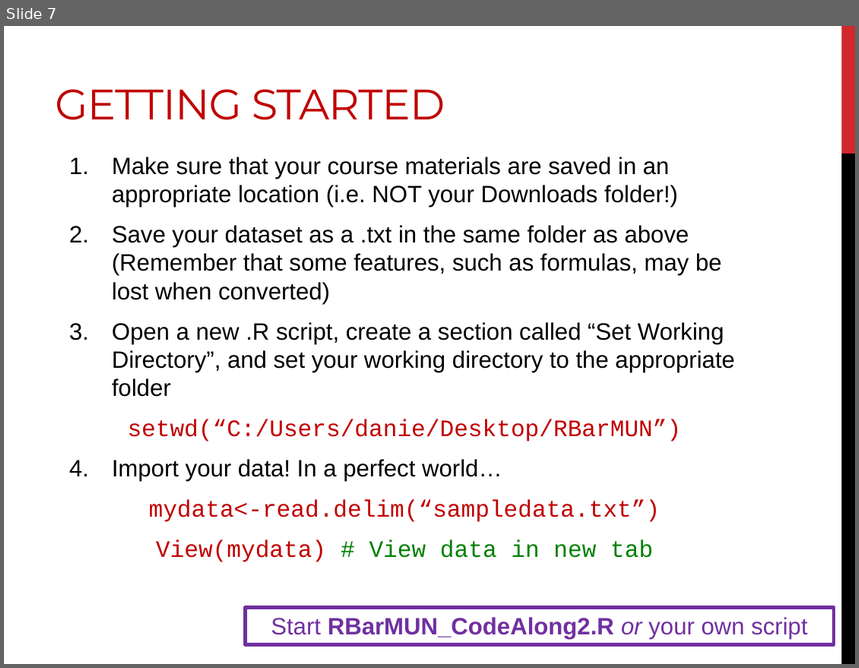
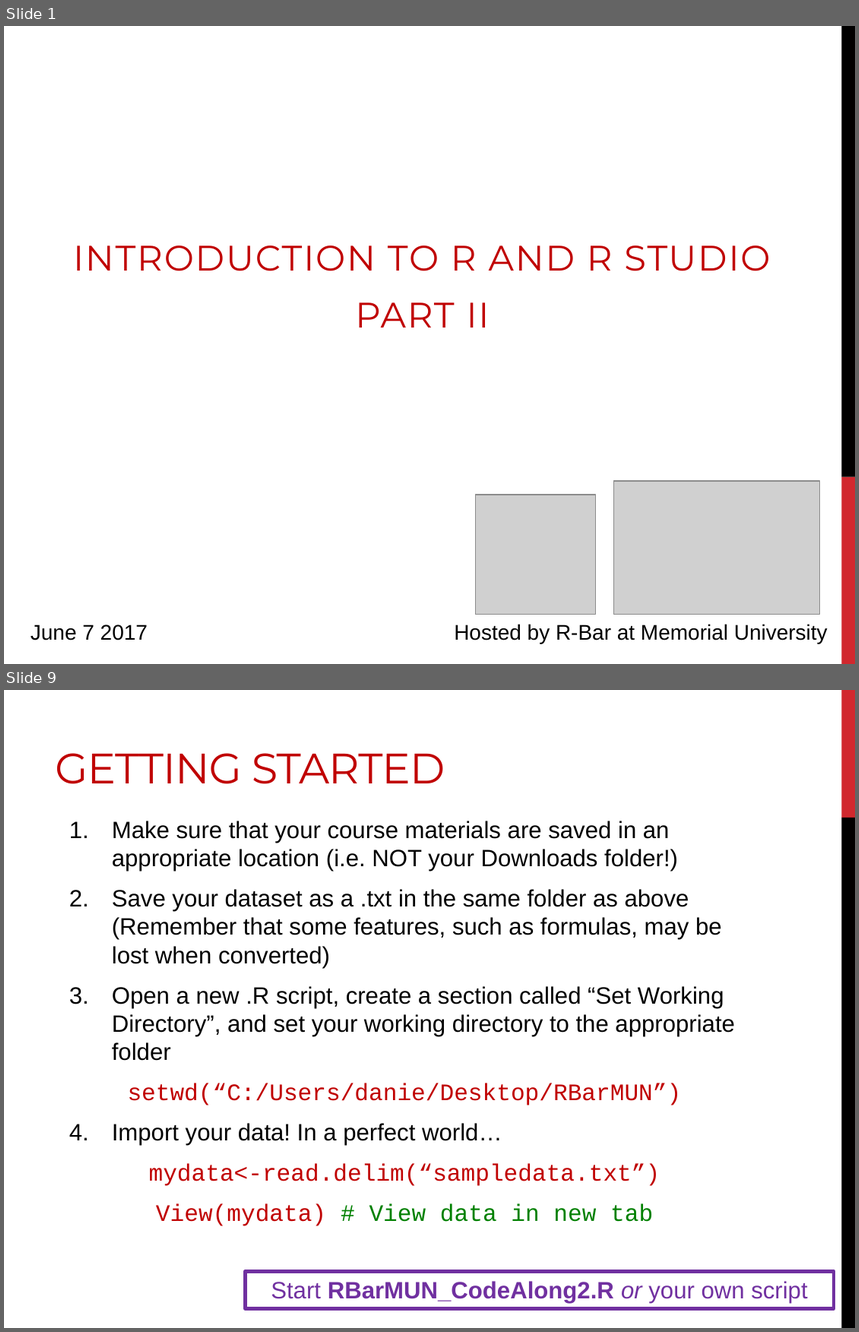
Before and after one commit to DanielleQuinn/RBarMUN, a slide deck: IntroWorkshop/RBar_IntroII.pptx. Shown one above the other, each under a label of ours: slide 7 before the commit, slides 1 and 9 after it; the slides between them are not shown. The pictures are 859x668 and 859x1332 pixels, drawn with LibreOffice and Linux fonts; fonts in the diff are those of the drawing; grey boxes stand for pictures. Boxes give left, top, right and bottom in pixels: in the first picture for what was removed or moved away, otherwise in the second. Text is boxed around its words. In the diff, an @@ line names an element or a change of style, - is before the commit and + after.

```diff
--- a/IntroWorkshop/RBar_IntroII.pptx
+++ b/IntroWorkshop/RBar_IntroII.pptx
@@ slide 1 added at <box>4,26,855,664</box>, background #FFFFFF @@
@@ rectangle added at <box>842,26,855,477</box>, fill #000000 @@
@@ subtitle added at <box>73,246,770,328</box>, 30 pt, text #C00000 @@
+INTRODUCTION TO R AND R STUDIO
+PART II
@@ picture added at <box>614,481,820,615</box> @@
@@ rectangle added at <box>842,477,855,664</box>, fill #D1282E @@
@@ picture added at <box>475,495,595,615</box> @@
@@ text added at <box>31,625,148,641</box>, 18 pt, text #000000 @@
+June 7 2017
@@ text added at <box>454,624,828,644</box>, 18 pt, text #000000 @@
+Hosted by R-Bar at Memorial University
@@ what was slide 7 is now slide 9 @@
```
Also in this commit, not shown: 2 slides changed, 5 other slides added, 4 slides removed.
